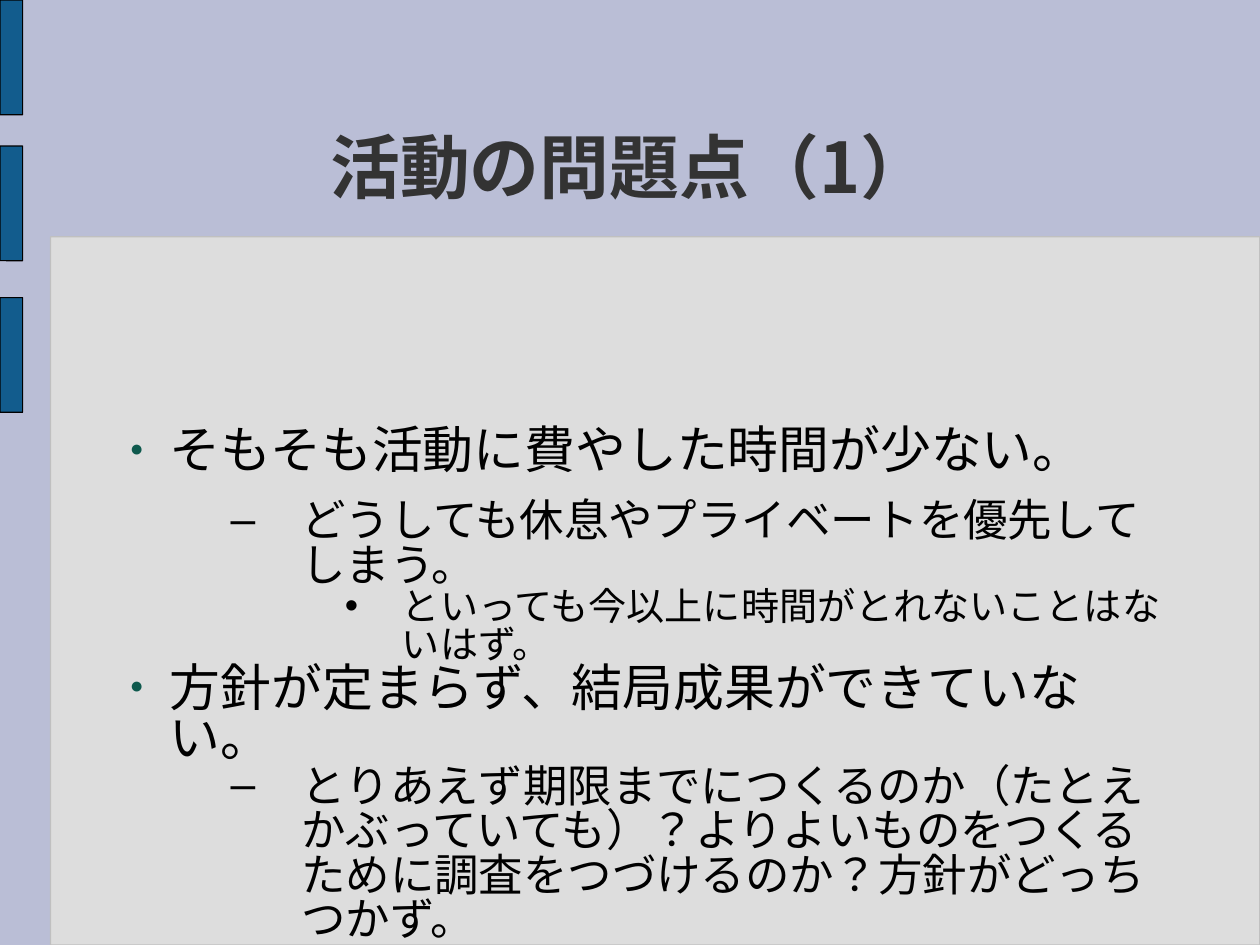
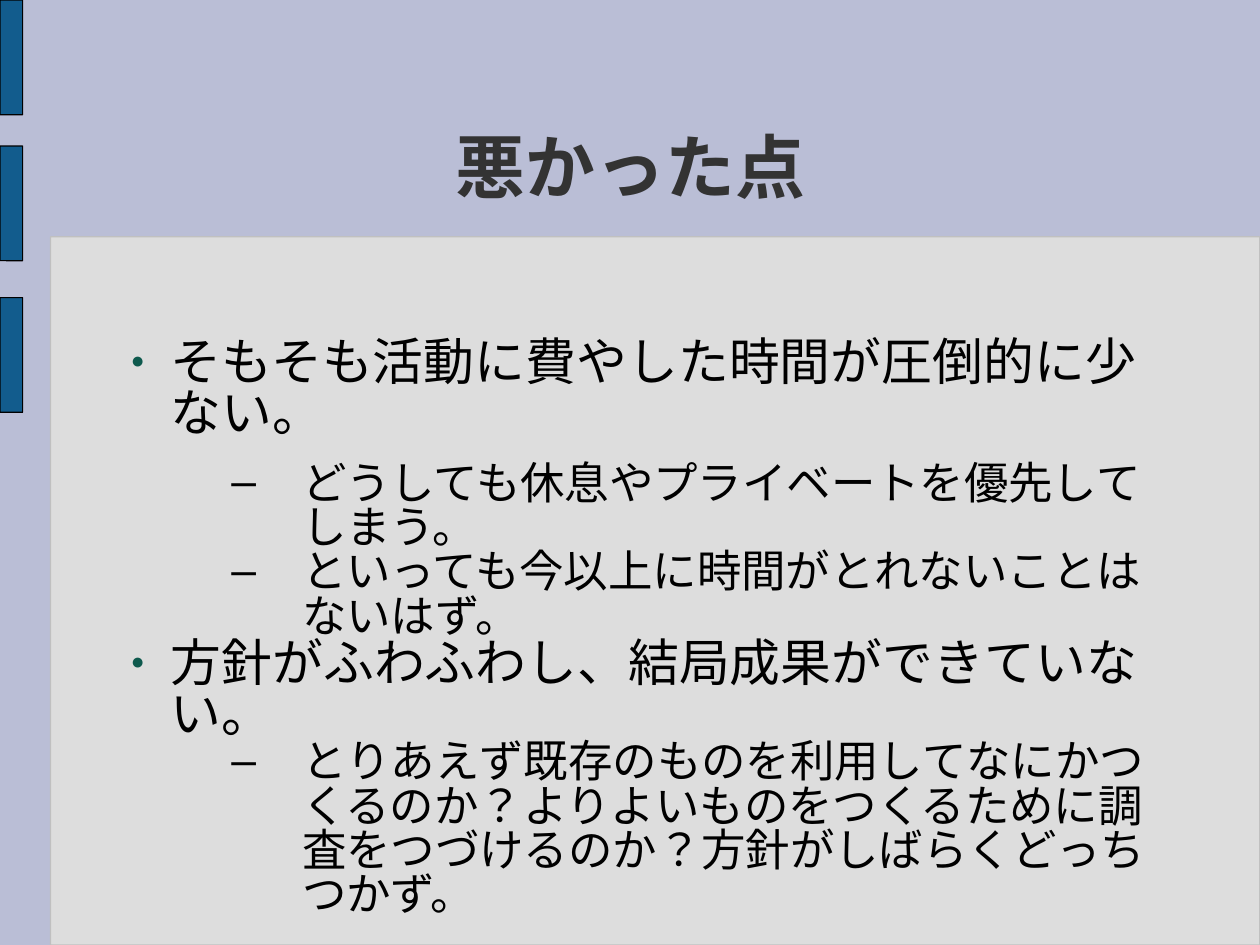
Before and after one commit to sec-d04/RTMWeb, a slide deck: slide 14 of Document/Presentation/RTMWeb_ResearchPresentation.ppt (slide 13 before the commit). Drawn at 1260x945 pixels with LibreOffice and Linux fonts; fonts in the diff are those of the drawing. Boxes give left, top, right and bottom in pixels: in the first picture for what was removed or moved away, otherwise in the second. Text is boxed around its words. In the diff, an @@ line names an element or a change of style, - is before the commit and + after.

Commit message:
成果発表資料全体大修正　一応完成版のつもり
・発表の流れをシンプルにし、それにあわせ全体を再構成した。
・「おさらい」のRTMの説明を削除した。
・今後を修正した。
・OpenHRIにあったRTM+WEBの説明を追加した。
・意見のまとまってない点を記載した。
・新提案を追加した。

```diff
--- a/Document/Presentation/RTMWeb_ResearchPresentation.ppt
+++ b/Document/Presentation/RTMWeb_ResearchPresentation.ppt
@@ title at box(456, 133, 805, 199): text changed @@
-活動の問題点（1）
+悪かった点
@@ text "そもそも活動に費やした時間が圧倒的に少ない。": place and size @@
-text "そもそも活動に費やした時間が圧倒的に少ない。" at box(170, 425, 1160, 938)
+text "そもそも活動に費やした時間が圧倒的に少ない。" at box(171, 337, 1145, 913)
@@ text at box(171, 337, 1136, 434): text changed @@
-● そもそも活動に費やした時間が少ない。
+● そもそも活動に費やした時間が圧倒的に少ない。
@@ text at box(302, 542, 1141, 643): size 24 to 28 pt in "といっても今以上に時間がとれないことはないはず。"; bullet • to –; list level 3 to 2 in "といっても今以上に時間がとれないことはないはず。" @@
@@ text at box(171, 630, 1145, 913): text changed @@
-● 方針が定まらず、結局成果ができていない。
-  – とりあえず期限までにつくるのか（たとえかぶっていても）？よりよいものをつくるために調査をつづけるのか？方針がどっちつかず。
+● 方針がふわふわし、結局成果ができていない。
+  – とりあえず既存のものを利用してなにかつくるのか？よりよいものをつくるために調査をつづけるのか？方針がしばらくどっちつかず。
```
Also in this commit, not shown: 10 other slides changed, 6 slides added, 4 slides removed.
